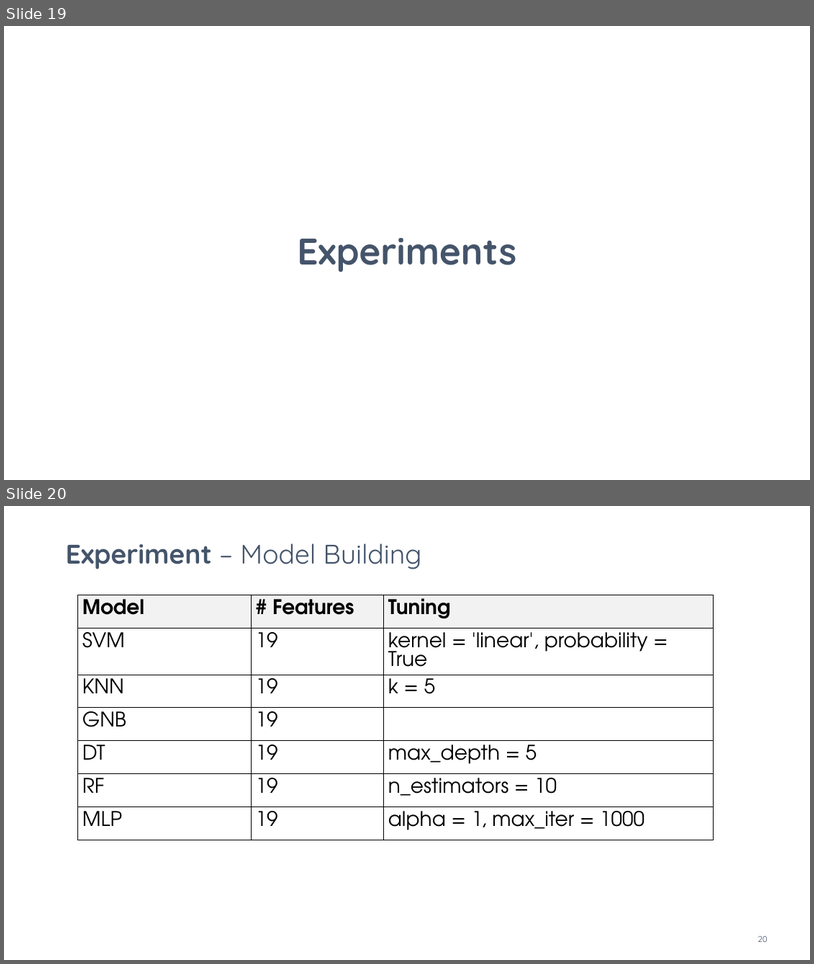
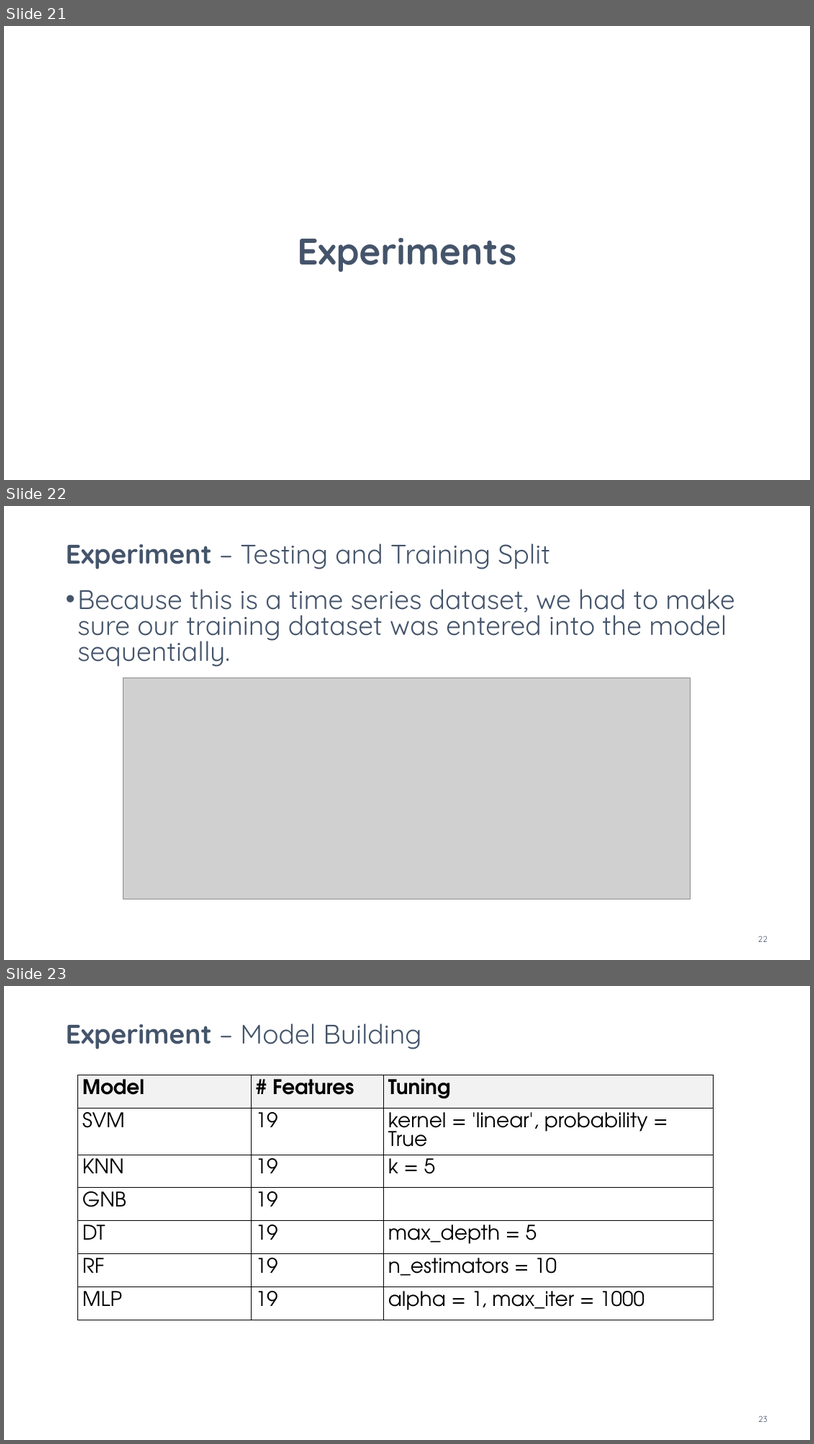
Before and after one commit to tsurgene/ncaa-forecast-project, a slide deck: project-presentation.pptx. Shown one above the other, each under a label of ours: slides 19 and 20 before the commit, slides 21, 22 and 23 after it. The pictures are 814x964 and 814x1444 pixels, drawn with LibreOffice and Linux fonts; fonts in the diff are those of the drawing; grey boxes stand for pictures. Boxes give left, top, right and bottom in pixels: in the first picture for what was removed or moved away, otherwise in the second. Text is boxed around its words. In the diff, an @@ line names an element or a change of style, - is before the commit and + after.

```diff
--- a/project-presentation.pptx
+++ b/project-presentation.pptx
@@ slide 22 added at (4, 506, 810, 960), background #FFFFFF @@
@@ title added at (66, 543, 550, 569), 32 pt, text #44546A @@
+Experiment – Testing and Training Split
@@ text added at (77, 589, 735, 667), 32 pt, text #44546A @@
+• Because this is a time series dataset, we had to make sure our training dataset was entered into the model sequentially.
@@ picture added at (124, 678, 691, 898) @@
@@ page number added at (759, 935, 768, 942), 10 pt, text #44546A @@
+22
@@ what was slide 19 is now slide 21 @@
@@ what was slide 20 is now slide 23 @@
@@ page number at (759, 1415, 768, 1422): text changed @@
-20
+23
```
Also in this commit, not shown: 4 slides changed, 2 other slides added, 4 other files.
